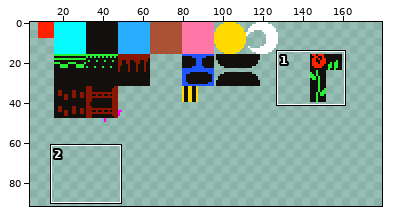
Sprite sheet, stored at assets/tilesets/tileset_a.png. The first picture is a wide view before the edit; the outline marks the close-up.
Close-up. First the earlier version:
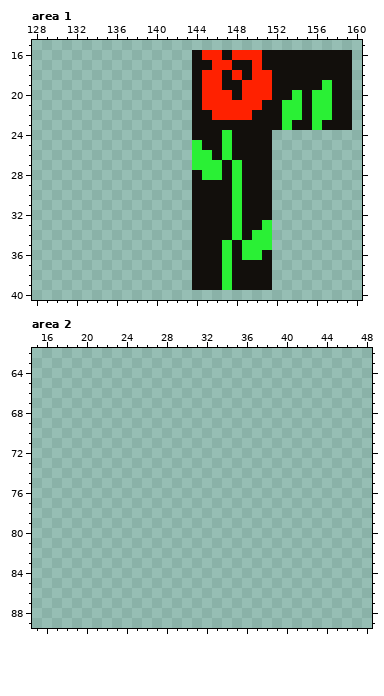
The file is 240x240 pixels. Shown: area 1: x 128..160, y 15..40; area 2: x 15..48, y 62..89. The wide view leaves out empty margins. The commit also changed other parts of the picture, which this record leaves out.
And afterwards:
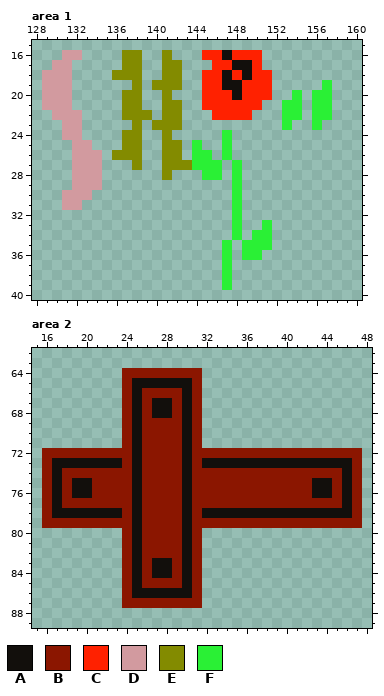
Palette (. is transparent): A #120f0c  B #8b1600  C #ff2100  D #d29a9f  E #838b00  F #2af035
From old to new:
Area 1:
The author put colour D in row 16 at x 131 to 132; in row 17 at x 130 to 131; in rows 18 to 21 at x 129 to 131; in row 22 at x 130 to 132; in rows 23 to 24 at x 131 to 132; in row 25 at x 132 to 133.
The author put colour D in rows 26 to 29 at x 132 to 134; in row 30 at x 131 to 133; in row 31 at x 131 to 132.
The author put colour E in row 16 at x 137 to 138 and 141; in row 17 at x 137 to 138 and 141 to 142; in row 18 at x 136 to 138 and 141 to 142; in row 19 at x 138 and 140 to 142; in row 20 at x 137 to 138 and 141; in row 21 at x 137 to 138 and 141 to 142.
The author put colour E in row 22 at x 137 to 139 and 141 to 142; in row 23 at x 138 and 140 to 142; in row 24 at x 137 to 138 and 141; in row 25 at x 137 to 138 and 141 to 142; in row 26 at x 136 to 138 and 141 to 142; in row 27 at x 138 and 141 to 143.
The author put colour E in row 28 at x 141.
Colour A is removed in row 16 at x 144 and 151 to 159; in row 17 at x 144 to 145 and 151 to 159; in row 18 at x 144 and 152 to 159; in row 19 at x 144, 152 to 156 and 158 to 159; in row 20 at x 144, 152 to 153, 155 and 158 to 159; in row 21 at x 144, 151 to 152, 155 and 158 to 159.
Colour A is removed in row 22 at x 144 to 145, 150 to 152, 155 and 158 to 159; in row 23 at x 144 to 152, 154 to 155 and 157 to 159; in row 24 at x 144 to 146 and 148 to 151; in row 25 at x 145 to 146 and 148 to 151; in row 26 at x 146 and 148 to 151; in row 27 at x 147 and 149 to 151.
Colour A is removed in row 28 at x 144, 147 and 149 to 151; in rows 29 to 32 at x 144 to 147 and 149 to 151; in row 33 at x 144 to 147 and 149 to 150; in row 34 at x 144 to 147 and 149; in row 35 at x 144 to 146 and 148; in row 36 at x 144 to 146, 148 and 151.
Colour A is removed in rows 37 to 39 at x 144 to 146 and 148 to 151.
Area 2:
The author put colour A in row 65 at x 25 to 30; in row 66 at x 25 and 30; in rows 67 to 68 at x 25, 27 to 28 and 30; in rows 69 to 72 at x 25 and 30; in row 73 at x 17 to 23, 25, 30 and 32 to 46; in row 74 at x 17, 25, 30 and 46.
The author put colour A in rows 75 to 76 at x 17, 19 to 20, 25, 30, 43 to 44 and 46; in row 77 at x 17, 25, 30 and 46; in row 78 at x 17 to 23, 25, 30 and 32 to 46; in rows 79 to 82 at x 25 and 30; in rows 83 to 84 at x 25, 27 to 28 and 30; in row 85 at x 25 and 30.
The author put colour A in row 86 at x 25 to 30.
The author put colour B in row 64 at x 24 to 31; in row 65 at x 24 and 31; in row 66 at x 24, 26 to 29 and 31; in rows 67 to 68 at x 24, 26, 29 and 31; in rows 69 to 71 at x 24, 26 to 29 and 31; in row 72 at x 16 to 24, 26 to 29 and 31 to 47.
The author put colour B in row 73 at x 16, 24, 26 to 29, 31 and 47; in row 74 at x 16, 18 to 24, 26 to 29, 31 to 45 and 47; in rows 75 to 76 at x 16, 18, 21 to 24, 26 to 29, 31 to 42, 45 and 47; in row 77 at x 16, 18 to 24, 26 to 29, 31 to 45 and 47; in row 78 at x 16, 24, 26 to 29, 31 and 47; in row 79 at x 16 to 24, 26 to 29 and 31 to 47.
The author put colour B in rows 80 to 82 at x 24, 26 to 29 and 31; in rows 83 to 84 at x 24, 26, 29 and 31; in row 85 at x 24, 26 to 29 and 31; in row 86 at x 24 and 31; in row 87 at x 24 to 31.
